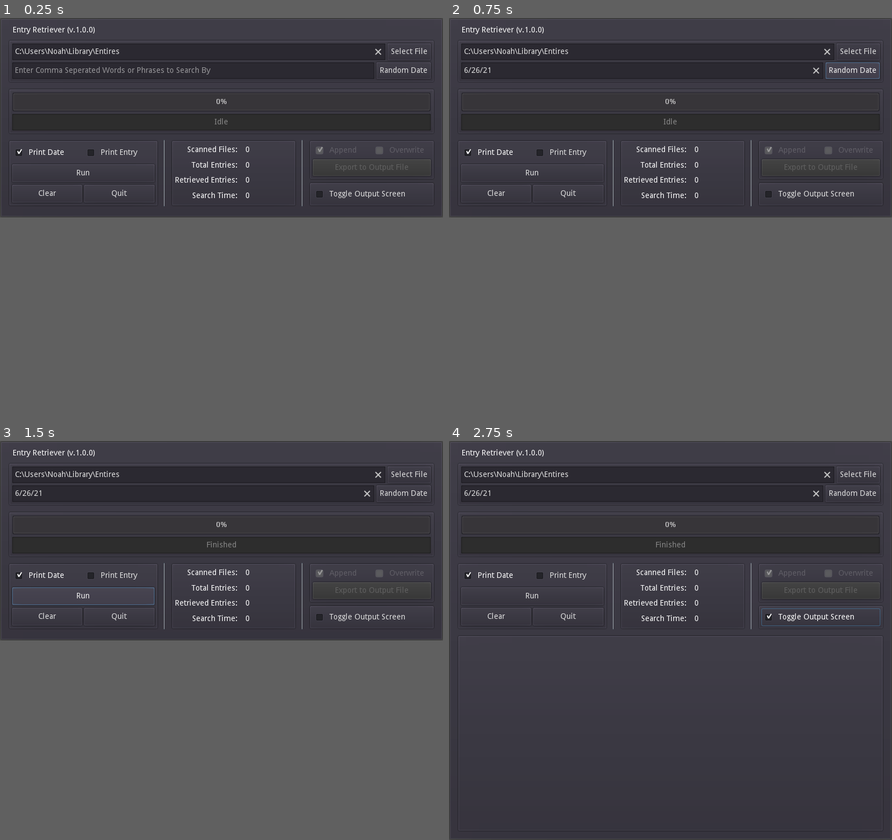
Above: before the commit, frames 1-4 (two rows, left to right).
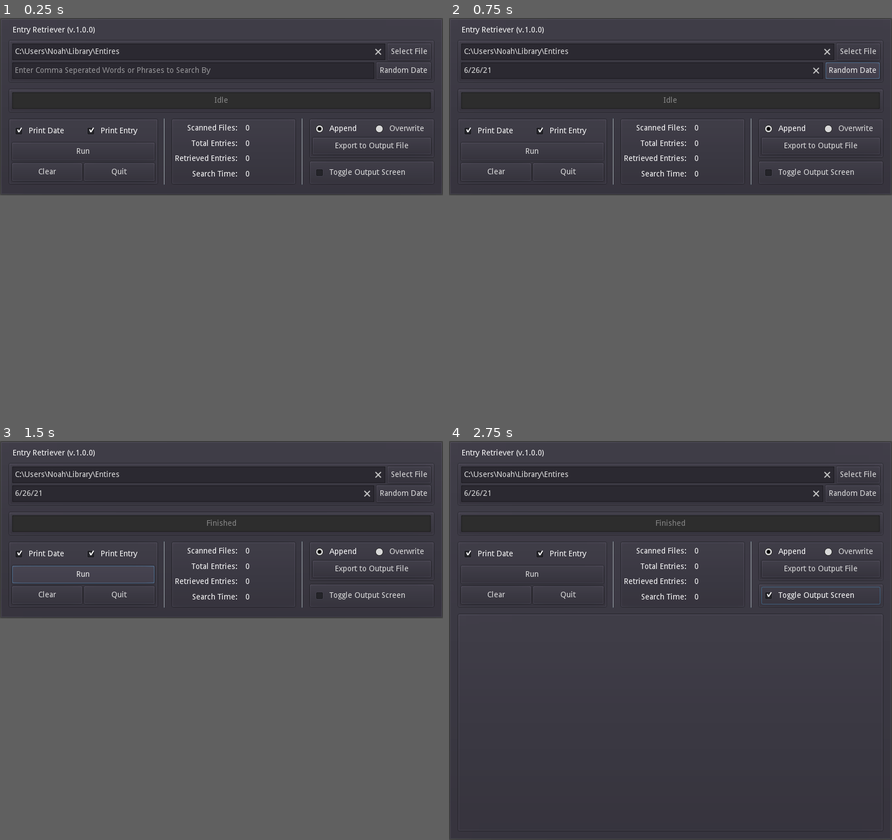
Above: after the commit, the same moments.

Repository: PlainOldNoah/file-retriever
Game: Godot game, scene res://Main.tscn
Same seed, same stepped clock (60 frames per second), same inputs: the game is played once before the commit and once after it.
Inputs:
- Up to frame 1 (0.25 s): no input
- Up to frame 2 (0.75 s): click "Random Date" at 0.5 s
- Up to frame 3 (1.5 s): click "Run" at 1.25 s
- Up to frame 4 (2.75 s): click "Toggle Output Screen" at 2 s
In our replay, in frame 1 the window is 800x360 before the commit and 800x320 after it. These sizes can differ from the game's own. Grey fills any space a smaller window leaves; there, only what the larger window draws over its background counts as a difference.

The runs differ from the first frame. In frame 1, 4.7% of the frame differs, in the area x 2-98%, y 18-48%; in frame 2, 4.7%; in frame 3, 5.0%; in frame 4, 5.7%, in the area x 2-98%, y 18-49%.

Commit message:
Added file export, deleted progress bar

Diff:
--- a/EntryRetriever/Main.gd
+++ b/EntryRetriever/Main.gd
@@ -1,6 +1,6 @@
 extends PanelContainer
 
-const windowSize = Vector2(800, 360)
+const windowSize = Vector2(800, 320)
 const bigWindowSize = Vector2(800, 720)
 
 var inputFolderFormat = "Logs - *"
@@ -10,7 +10,7 @@
 enum INPUT_TYPES {DIRECTORY, FILE, FILES}
 var inputType
 
-var printEntry:bool = false
+var printEntry:bool = true
 var printDate:bool = true
 
 var searchKeyArray : PoolStringArray = []
@@ -42,6 +42,7 @@
 	OS.set_window_position(OS.get_screen_size()*0.5 - OS.get_window_size()*0.5)
 	reset_Statistics()
 	rng.randomize()
+
 
 func reset_Statistics():
 	FileCountOutput.text = "0"
@@ -62,22 +63,18 @@
 		while file_name != "":
 			#Filters out Non-Log Folders
 			if dir.current_is_dir() and file_name.match(inputFolderFormat):
-#				print("Directory: " + file_name)
 				directory_Iterate(dir.get_current_dir() + "/" + file_name)
 			#Filters out files that don't have the right naming scheme
 			elif file_name.match(inputFileFormat):
-#				print("File: " + file_name)
 				read_File(dir.get_current_dir() + "/" + file_name)
 			file_name = dir.get_next()
+
 	else:
 		print_debug("ERROR: Bad Path Parameter: ", path)
 
 
 func read_File(file):
 	FileCountOutput.text = str(int(FileCountOutput.text) + 1)
-
-	#TODO
-#	LoadingBar.value = ((int(FileCountOutput.text) / 55) * 100)
 
 	var f = File.new()
 	f.open(file, File.READ)
@@ -100,6 +97,7 @@
 					line = f.get_line()
 
 					while not line.strip_escapes().empty():
+
 						print_to_output(line)
 						line = f.get_line()
 					OutputTextBox.bbcode_text += "\n"
@@ -164,56 +162,81 @@
 func _on_Run_pressed():
 	reset_Statistics()
 	parse_Search_Keys()
-	#TODO: This should be temporary and reworked later
-	#This checks the input field to see if a directory or txt file is input
+
+	StatusBarOutput.text = "Running"
+	yield(get_tree().create_timer(0.02), "timeout")
+
+#	#TODO: This should be temporary and reworked later
+#	#This checks the input field to see if a directory or txt file is input
 	if SelectionInput.text.match("*.txt"):
 		inputType = INPUT_TYPES.FILE
 	else:
 		inputType = INPUT_TYPES.DIRECTORY
 
-	StatusBarOutput.text = "Running"
-	var starTime = OS.get_ticks_msec()
+	var startTime = OS.get_ticks_msec()
 
 	match inputType:
 		INPUT_TYPES.DIRECTORY:
 			directory_Iterate(SelectionInput.text)
 		INPUT_TYPES.FILE:
 			read_File(SelectionInput.text)
-	ElapsedTimeOutput.text = str((OS.get_ticks_msec() - starTime) / 1000.0)
+
+	ElapsedTimeOutput.text = str((OS.get_ticks_msec() - startTime) / 1000.0)
 	StatusBarOutput.text = "Finished"
 
 
 func _on_Clear_pressed():
 	reset_Statistics()
 
+
 func _on_Quit_pressed():
 	get_tree().quit()
 
 
 func _on_Search_Keys_text_changed(_new_text):
 	parse_Search_Keys()
+
 
 func parse_Search_Keys():
 	searchKeyArray = SearchKeyInput.text.split(",", true, 0)
 	for i in searchKeyArray.size():
 		searchKeyArray[i] = searchKeyArray[i].strip_edges()
 
+
 func _on_ExportBtn_pressed():
-	pass # Replace with function body.
+	var outputFileName:String = "newFile"
+
+	if searchKeyArray.size() > 0:
+		outputFileName = str(searchKeyArray[0])
+	outputFileName = outputFileName\
+	.replace("/", "_").replace("\\", "_").replace(":", "_")\
+	.replace("*", "_").replace("?", "_").replace("\"", "_")\
+	.replace("<", "_").replace(">", "_").replace("|", "_")\
+
+	print(outputFileName)
+
+	var outputFilePath = "user://" + outputFileName + ".txt"
+
+	var file2Check = File.new()
+	var doFileExist = file2Check.file_exists(outputFilePath)
+
+
+	var file = File.new()
+	var fileStatus = 3
+	if AppendButton.pressed == false or not doFileExist:
+		fileStatus = 2
+
+	file.open(outputFilePath, fileStatus)
+	StatusBarOutput.text = "File Saved: " + OS.get_user_data_dir()
+	file.store_string(OutputTextBox.bbcode_text)
+	file2Check.close()
+	file.close()
 
 
 func _on_FileSelect_pressed():
 	InputFileDialog.popup_centered_ratio(1.0)
 	InputFileDialog.current_path = SelectionInput.text
 	InputFileDialog.current_dir = SelectionInput.text
-
-func _on_Append_pressed():
-	if AppendButton.pressed == true:
-		OverwriteButton.pressed = false
-
-func _on_Overwrite_pressed():
-	if OverwriteButton.pressed == true:
-		AppendButton.pressed = false
 
 
 func _on_WindowToggleBtn_toggled(button_pressed):
@@ -224,15 +247,19 @@
 	if not button_pressed:
 		OS.min_window_size = windowSize
 		OS.window_size.y = windowSize.y
+	OS.set_window_position(OS.get_screen_size()*0.5 - OS.get_window_size()*0.5)
+
 
 #File Input
 func _on_SingleInputFileDialog_dir_selected(dir):
 	inputType = INPUT_TYPES.DIRECTORY
 	SelectionInput.text = dir
 
+
 func _on_SingleInputFileDialog_file_selected(path):
 	inputType = INPUT_TYPES.FILE
 	SelectionInput.text = path
+
 
 #Can only print entries if the date is printed as well.
 func _on_PrintDate_toggled(button_pressed):
@@ -240,6 +267,7 @@
 	if printDate == false:
 		printEntryButton.pressed = false
 
+
 func _on_PrintEntry_toggled(button_pressed):
 	printEntry = button_pressed
 	if printEntry == true:
@@ -247,4 +275,7 @@
 
 
 func _on_RandomDate_pressed():
-	SearchKeyInput.text = generate_rand_date()
+	if not searchKeyArray.empty():
+		SearchKeyInput.text += ", "
+	SearchKeyInput.text += generate_rand_date()
+	parse_Search_Keys()
--- a/EntryRetriever/Main.tscn
+++ b/EntryRetriever/Main.tscn
@@ -1,11 +1,13 @@
-[gd_scene load_steps=2 format=2]
+[gd_scene load_steps=3 format=2]
 
 [ext_resource path="res://Main.gd" type="Script" id=1]
+
+[sub_resource type="ButtonGroup" id=1]
 
 [node name="PanelContainer" type="PanelContainer"]
 anchor_right = 1.0
 anchor_bottom = 1.0
-rect_min_size = Vector2( 800, 360 )
+rect_min_size = Vector2( 800, 320 )
 size_flags_horizontal = 3
 size_flags_vertical = 3
 script = ExtResource( 1 )
@@ -17,7 +19,7 @@
 margin_left = 7.0
 margin_top = 7.0
 margin_right = 793.0
-margin_bottom = 353.0
+margin_bottom = 313.0
 custom_constants/margin_right = 8
 custom_constants/margin_top = 8
 custom_constants/margin_left = 8
@@ -30,7 +32,7 @@
 margin_left = 8.0
 margin_top = 8.0
 margin_right = 778.0
-margin_bottom = 338.0
+margin_bottom = 298.0
 custom_constants/separation = 10
 __meta__ = {
 "_edit_use_anchors_": false
@@ -102,7 +104,7 @@
 [node name="Progress" type="PanelContainer" parent="MarginContainer/GUI"]
 margin_top = 112.0
 margin_right = 770.0
-margin_bottom = 195.0
+margin_bottom = 156.0
 size_flags_horizontal = 3
 size_flags_stretch_ratio = 0.5
 
@@ -110,9 +112,10 @@
 margin_left = 7.0
 margin_top = 7.0
 margin_right = 763.0
-margin_bottom = 76.0
+margin_bottom = 37.0
 
 [node name="ProgressBar" type="ProgressBar" parent="MarginContainer/GUI/Progress/VBoxContainer"]
+visible = false
 margin_right = 756.0
 margin_bottom = 35.0
 rect_min_size = Vector2( 0, 35 )
@@ -120,9 +123,8 @@
 size_flags_vertical = 3
 
 [node name="StatusBar" type="LineEdit" parent="MarginContainer/GUI/Progress/VBoxContainer"]
-margin_top = 39.0
-margin_right = 756.0
-margin_bottom = 69.0
+margin_right = 756.0
+margin_bottom = 30.0
 rect_min_size = Vector2( 0, 30 )
 size_flags_horizontal = 3
 size_flags_vertical = 0
@@ -131,9 +133,9 @@
 placeholder_text = "Status"
 
 [node name="LowerHalf" type="HBoxContainer" parent="MarginContainer/GUI"]
-margin_top = 205.0
-margin_right = 770.0
-margin_bottom = 325.0
+margin_top = 166.0
+margin_right = 770.0
+margin_bottom = 286.0
 
 [node name="LeftSide" type="VBoxContainer" parent="MarginContainer/GUI/LowerHalf"]
 margin_right = 271.0
@@ -181,6 +183,7 @@
 size_flags_horizontal = 3
 size_flags_vertical = 3
 custom_constants/hseparation = 10
+pressed = true
 text = "Print Entry"
 
 [node name="Run" type="Button" parent="MarginContainer/GUI/LowerHalf/LeftSide/OperationButtons/VBoxContainer"]
@@ -360,8 +363,8 @@
 size_flags_horizontal = 3
 size_flags_vertical = 3
 custom_constants/hseparation = 10
-disabled = true
 pressed = true
+group = SubResource( 1 )
 text = "Append"
 
 [node name="Overwrite" type="CheckBox" parent="MarginContainer/GUI/LowerHalf/RightSide/Export/VBoxContainer/HBoxContainer"]
@@ -371,7 +374,7 @@
 size_flags_horizontal = 3
 size_flags_vertical = 3
 custom_constants/hseparation = 10
-disabled = true
+group = SubResource( 1 )
 text = "Overwrite"
 
 [node name="ExportBtn" type="Button" parent="MarginContainer/GUI/LowerHalf/RightSide/Export/VBoxContainer"]
@@ -381,7 +384,6 @@
 rect_min_size = Vector2( 0, 30 )
 size_flags_horizontal = 3
 size_flags_vertical = 3
-disabled = true
 text = "Export to Output File"
 
 [node name="WindowToggle" type="PanelContainer" parent="MarginContainer/GUI/LowerHalf/RightSide"]
@@ -441,8 +443,6 @@
 [connection signal="pressed" from="MarginContainer/GUI/LowerHalf/LeftSide/OperationButtons/VBoxContainer/Run" to="." method="_on_Run_pressed"]
 [connection signal="pressed" from="MarginContainer/GUI/LowerHalf/LeftSide/OperationButtons/VBoxContainer/HBoxContainer/Clear" to="." method="_on_Clear_pressed"]
 [connection signal="pressed" from="MarginContainer/GUI/LowerHalf/LeftSide/OperationButtons/VBoxContainer/HBoxContainer/Quit" to="." method="_on_Quit_pressed"]
-[connection signal="pressed" from="MarginContainer/GUI/LowerHalf/RightSide/Export/VBoxContainer/HBoxContainer/Append" to="." method="_on_Append_pressed"]
-[connection signal="pressed" from="MarginContainer/GUI/LowerHalf/RightSide/Export/VBoxContainer/HBoxContainer/Overwrite" to="." method="_on_Overwrite_pressed"]
 [connection signal="pressed" from="MarginContainer/GUI/LowerHalf/RightSide/Export/VBoxContainer/ExportBtn" to="." method="_on_ExportBtn_pressed"]
 [connection signal="toggled" from="MarginContainer/GUI/LowerHalf/RightSide/WindowToggle/WindowToggleBtn" to="." method="_on_WindowToggleBtn_toggled"]
 [connection signal="dir_selected" from="SingleInputFileDialog" to="." method="_on_SingleInputFileDialog_dir_selected"]
--- a/EntryRetriever/project.godot
+++ b/EntryRetriever/project.godot
@@ -22,7 +22,7 @@
 [display]
 
 window/size/width=800
-window/size/height=360
+window/size/height=320
 
 [rendering]
 
